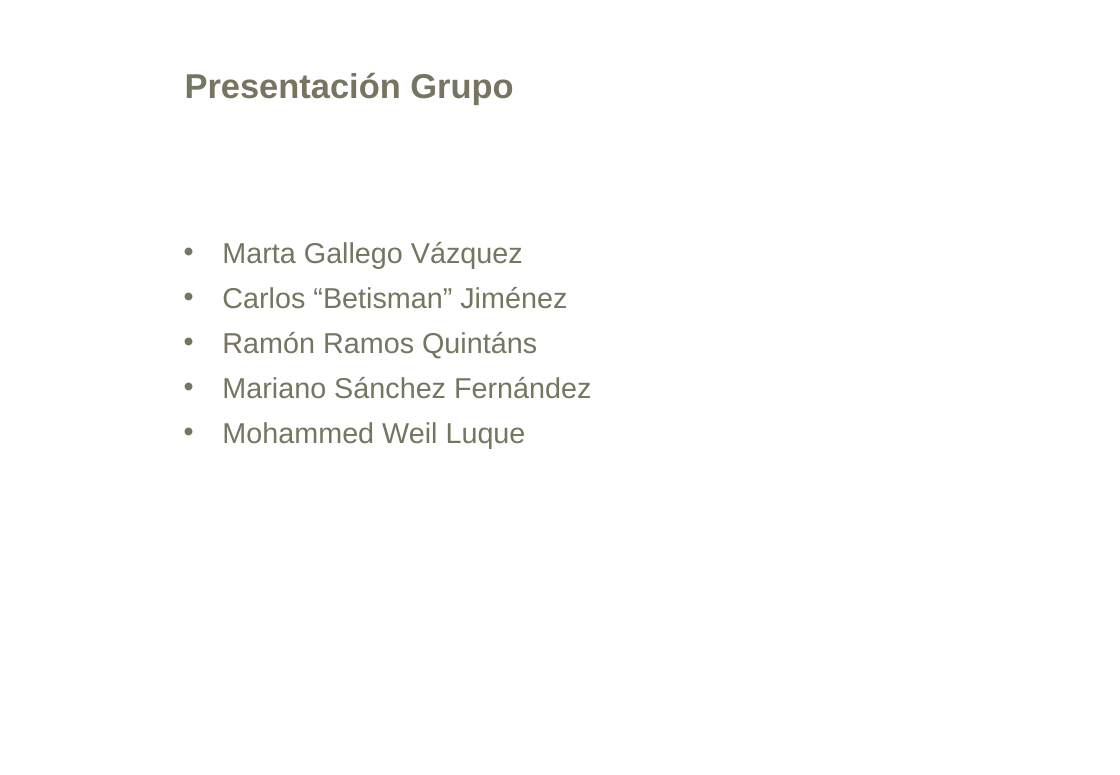
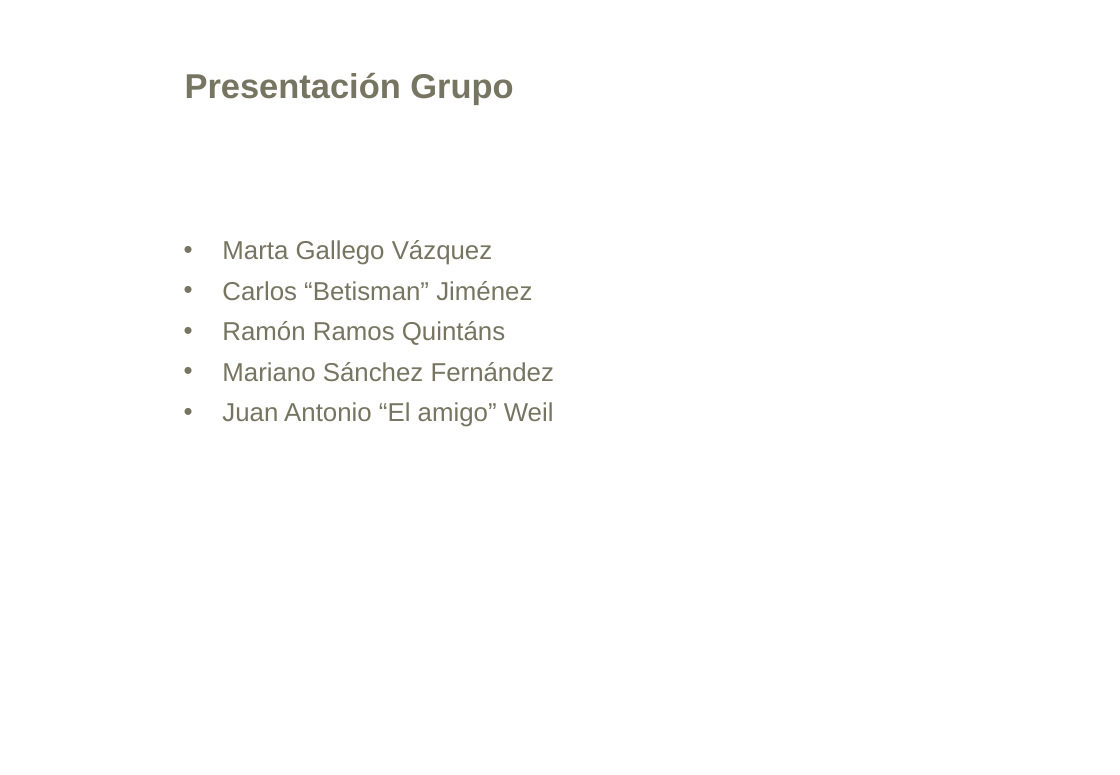
Before and after one commit to Betisman/ris2k, a slide deck: slide 2 of ris2k/doc/presentacion.ppt. Drawn at 1120x775 pixels with LibreOffice and Linux fonts; fonts in the diff are those of the drawing; background and template pictures are left out. Boxes give left, top, right and bottom in pixels: in the first picture for what was removed or moved away, otherwise in the second. Text is boxed around its words. In the diff, an @@ line names an element or a change of style, - is before the commit and + after.

Commit message:
presentacion.ppt, pendiente de la modificación del link por betis

```diff
--- a/ris2k/doc/presentacion.ppt
+++ b/ris2k/doc/presentacion.ppt
@@ text at (x1=222, y1=240, x2=554, y2=381): size 20 to 18 pt in "Marta Gallego Vázquez", "Carlos “Betisman” Jiménez", "Ramón Ramos Quintáns", "Mariano Sánchez Fernández" @@
@@ text at (x1=222, y1=402, x2=554, y2=427): text changed; size 20 to 18 pt @@
-• Mohammed Weil Luque
+• Juan Antonio “El amigo” Weil
```
Also in this commit, not shown: 6 other slides changed, 1 slide added.
